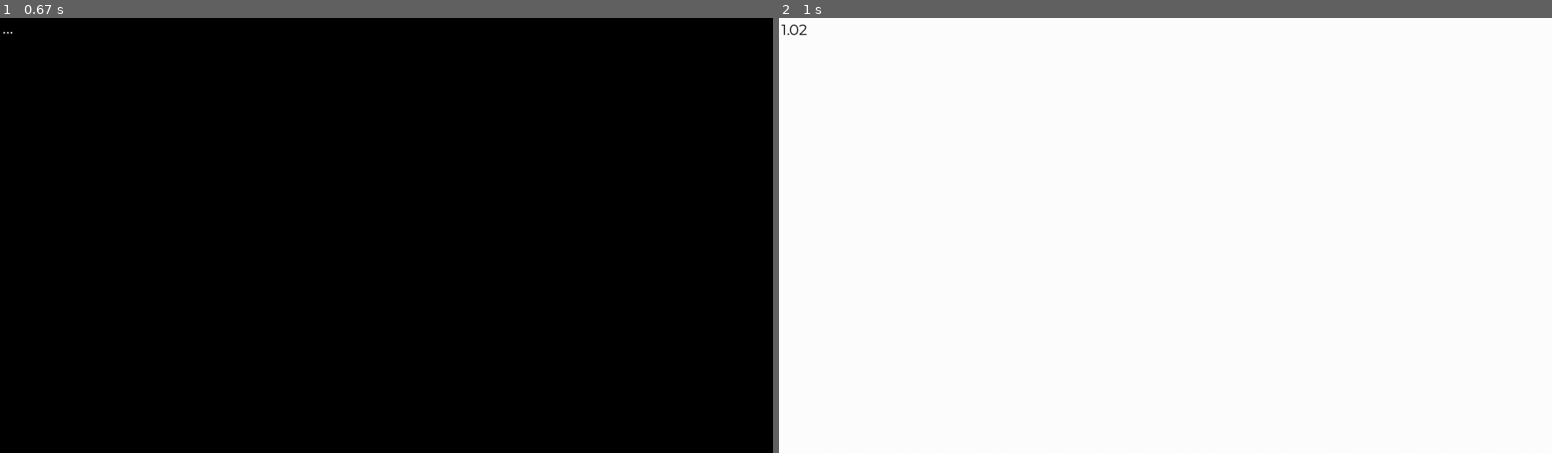
Above: before the commit, frames 1-2 (left to right).
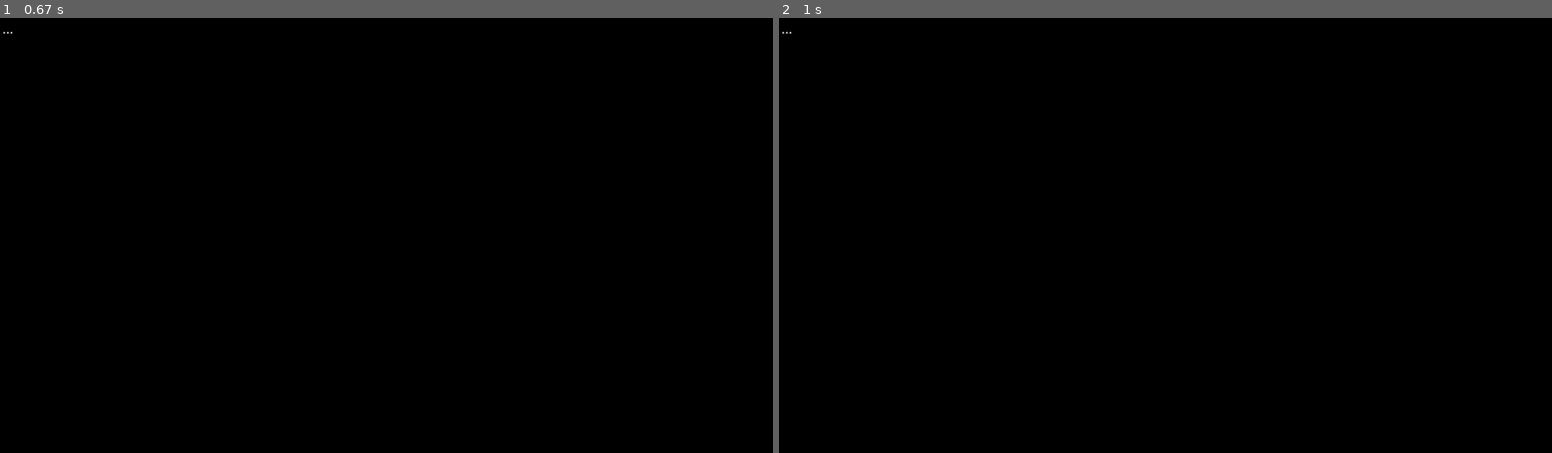
Above: after the commit, the same moments.

Repository: teko-L-TIN-22-Di-a/SpiritCards
Game: pygame game, started from run.py
The game is run twice, just before and just after one commit, with the same random seed, the same clock (stepped at 60 frames per second) and the same inputs.
Inputs (mouse positions are in pixels of both pictures, inside the frame that each line leads up to):
- Up to frame 1 (0.67 s): press the mouse at (633, 222) at 0.37 s; move the mouse to (510, 244) at 0.47 s; release the mouse at (386, 265) at 0.6 s
- Up to frame 2 (1 s): press the mouse at (848, 109) at 0.7 s; move the mouse to (987, 113) at 0.8 s; release the mouse at (1134, 118) at 0.93 s

Frame 1 is identical in both runs. In frame 2, 100% of the frame differs, in the area x 0-100%, y 0-100%.

Commit message:
Simple change.

Diff:
--- a/spirit_cards/card_engine/card_engine.py
+++ b/spirit_cards/card_engine/card_engine.py
@@ -5,15 +5,15 @@
 
 class CardEngine:
 
-    _board_context: BoardContext
-    _round_context: RoundContext
+    board_context: BoardContext
+    round_context: RoundContext
 
-    _round_state: RoundStateHandler
+    round_state: RoundStateHandler
 
     def __init__(self, starting_player, player2):
-        self._board_context = BoardContext()
-        self._round_context = RoundContext(starting_player, player2)
-        self._round_state = RoundStateHandler(self._round_context, self._board_context)
+        self.board_context = BoardContext()
+        self.round_context = RoundContext(starting_player, player2)
+        self.round_state = RoundStateHandler(self.round_context, self.board_context)
 
     def update(self) -> None:
-        self._round_state.update()
+        self.round_state.update()
--- a/spirit_cards/example_code/board_prototype_scene.py
+++ b/spirit_cards/example_code/board_prototype_scene.py
@@ -1,5 +1,5 @@
 import pygame
-from spirit_cards.asset_map import MONTSERRAT_24
+from spirit_cards.asset_map import MONTSERRAT_24, TEST_CARD
 from spirit_cards.card_engine.card_engine import CardEngine
 from spirit_cards.card_engine.card_player import CardPlayer
 
@@ -25,6 +25,7 @@
     _card_engine: CardEngine
 
     _font: pygame.font.Font
+    _card_texture: pygame.surface.Surface
 
     def init(self, parameters: any = None) -> None:
 
@@ -36,6 +37,8 @@
         asset_manager: AssetManager = self.context.get_service(GlobalServices.ASSET_MANAGER)
         self._font = asset_manager.get_font(MONTSERRAT_24)
 
+        self._card_texture = asset_manager.get_image(TEST_CARD)
+
         player1 = CardPlayer()
         player2 = CardPlayer()
 
@@ -43,14 +46,26 @@
 
     def process(self, delta: int) -> None:
 
+        self._surface.fill("White")
+
+        card_rect = pygame.Rect(24, 24, 185, 256)
+        mouse_pos = pygame.Vector2(pygame.mouse.get_pos())
+
+        if(card_rect.collidepoint(mouse_pos.x, mouse_pos.y)):
+                    pygame.draw.rect(self._surface, "green", card_rect)
+
         # for e in self._event_buffer.get_events():
-        #     if(e.type == pygame.KEYDOWN and e.key == pygame.K_2):
-        #         print("switching scene")
-        #         self._scene_switcher.load_scene(SecondaryScene(self.context))
+        #     if(e.type == pygame.MOUSEMOTION):
+        #         print(e.dict)
+        #         mouse_pos = pygame.Vector2(e.dict["pos"])
 
-        self._surface.fill("White")
+        #         if(card_rect.collidepoint(mouse_pos.x, mouse_pos.y)):
+        #             pygame.draw.rect(self._surface, "green", card_rect)
+
         text = self._font.render(str(delta), True, "Black")
         self._surface.blit(text, (4, 4))
+
+        self._surface.blit(pygame.transform.scale(self._card_texture, (185, 256)), (24,24))
 
         self._card_engine.update()
 
--- a/spirit_cards/main.py
+++ b/spirit_cards/main.py
@@ -1,4 +1,4 @@
-from spirit_cards.asset_map import MONTSERRAT_24, TEST_SPRITE_SHEET, TEST_TILE
+from spirit_cards.asset_map import MONTSERRAT_24, TEST_CARD, TEST_SPRITE_SHEET, TEST_TILE
 from spirit_cards.constants import FRAME_RATE
 from spirit_cards.example_code.board_prototype_scene import BoardPrototypeScene
 from spirit_cards.example_code.secondary_scene import SecondaryScene
@@ -22,6 +22,7 @@
             load_files = {
                 TEST_SPRITE_SHEET: AssetLoadConfiguration(type=AssetType.Image),
                 TEST_TILE: AssetLoadConfiguration(type=AssetType.Image),
+                TEST_CARD: AssetLoadConfiguration(type=AssetType.Image),
 
                 MONTSERRAT_24: AssetLoadConfiguration(type=AssetType.Font, parse_parameters={FontLoadParams.FONT_SIZE: 24})
             }
